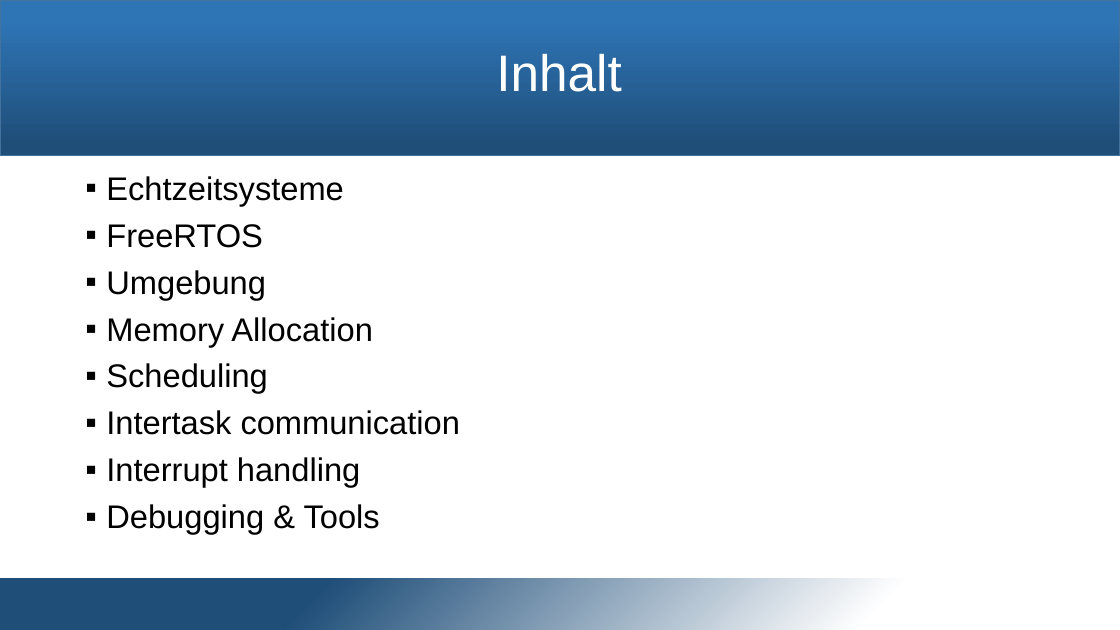
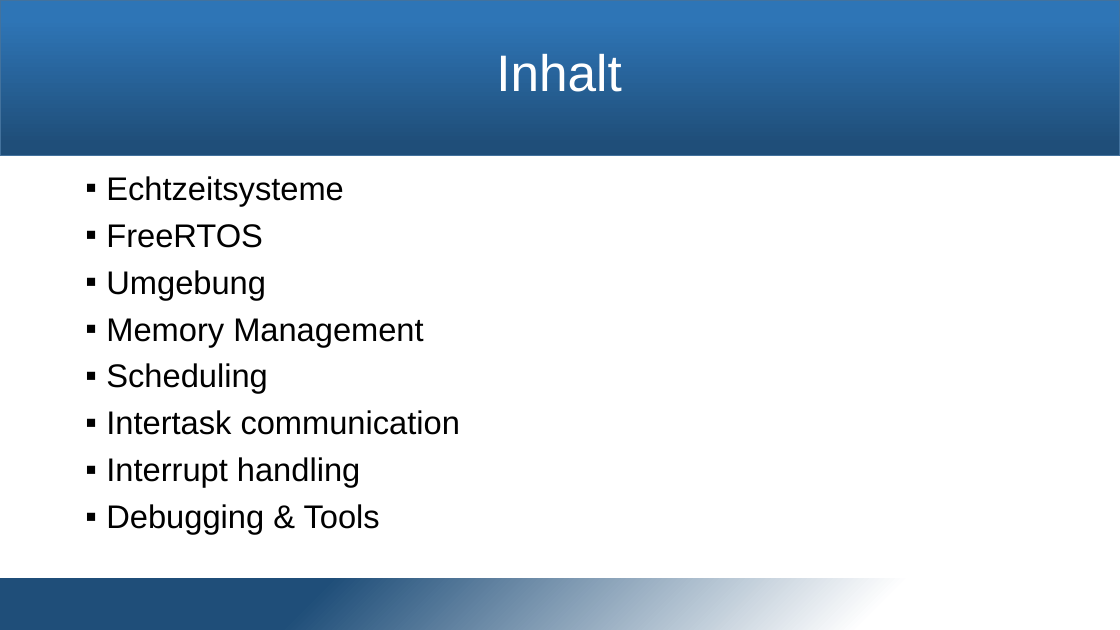
Before and after one commit to snobz/Seminar_BS_2017, a slide deck: slide 2 of Päsi/Seminar Betriebssysteme.pptx. Drawn at 1120x630 pixels with LibreOffice and Linux fonts; fonts in the diff are those of the drawing; background and template pictures are left out. Boxes give left, top, right and bottom in pixels: in the first picture for what was removed or moved away, otherwise in the second. Text is boxed around its words. In the diff, an @@ line names an element or a change of style, - is before the commit and + after.

```diff
--- a/Päsi/Seminar Betriebssysteme.pptx
+++ b/Päsi/Seminar Betriebssysteme.pptx
@@ text at [106,318,423,346]: text changed @@
-▪ Memory Allocation
+▪ Memory Management
```
Also in this commit, not shown: 6 other slides changed.
